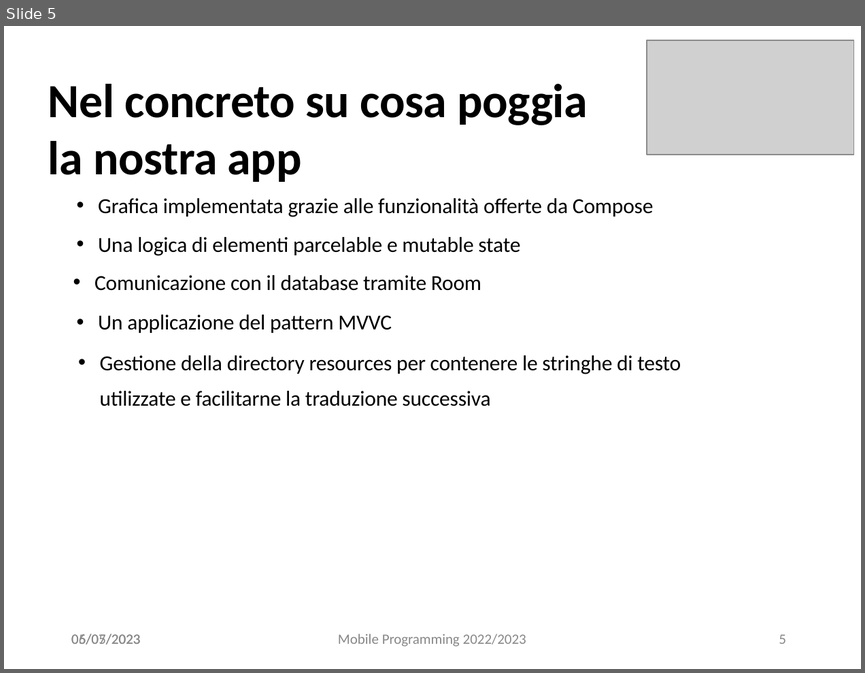
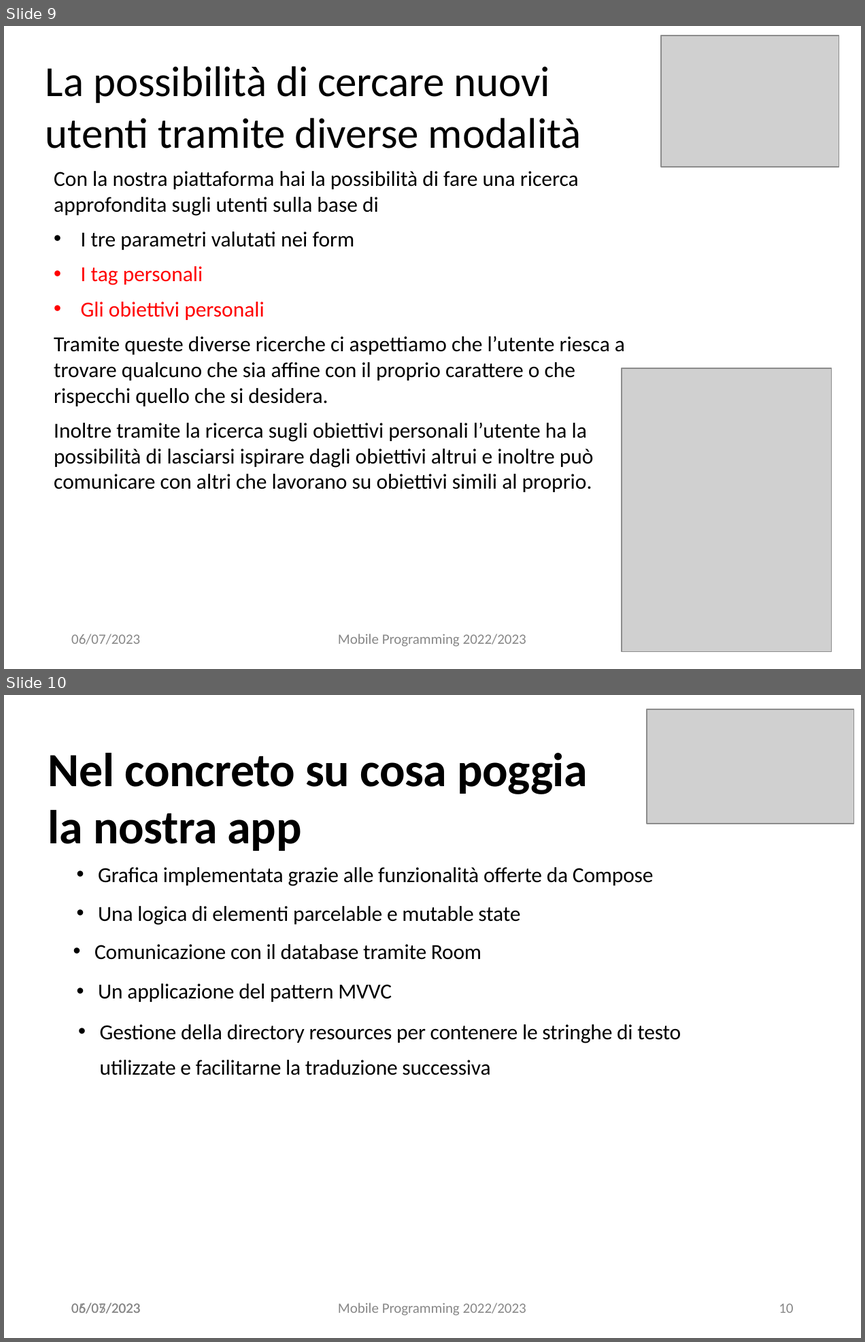
Before and after one commit to projectISPW/LetMeKnowMP, a slide deck: presentazione.pptx. Shown one above the other, each under a label of ours: slide 5 before the commit, slides 9 and 10 after it. The pictures are 865x673 and 865x1342 pixels, drawn with LibreOffice and Linux fonts; fonts in the diff are those of the drawing; grey boxes stand for pictures. Boxes give left, top, right and bottom in pixels: in the first picture for what was removed or moved away, otherwise in the second. Text is boxed around its words. In the diff, an @@ line names an element or a change of style, - is before the commit and + after.

```diff
--- a/presentazione.pptx
+++ b/presentazione.pptx
@@ slide 9 added at [4, 26, 861, 669], background #FFFFFF @@
@@ picture added at [661, 36, 839, 167] @@
@@ title added at [45, 66, 581, 148], 36 pt, text #000000 @@
+La possibilità di cercare nuovi utenti tramite diverse modalità
@@ text added at [54, 171, 625, 492], 18 pt, text #000000 @@
+  Con la nostra piattaforma hai la possibilità di fare una ricerca approfondita sugli utenti sulla base di
+  • I tre parametri valutati nei form
+  • I tag personali
+  • Gli obiettivi personali
+  Tramite queste diverse ricerche ci aspettiamo che l’utente riesca a trovare qualcuno che sia affine con il proprio carattere o che rispecchi quello che si desidera.
+  Inoltre tramite la ricerca sugli obiettivi personali l’utente ha la possibilità di lasciarsi ispirare dagli obiettivi altrui e inoltre può comunicare con altri che lavorano su obiettivi simili al proprio.
@@ picture added at [621, 368, 832, 652] @@
@@ text added at [71, 633, 140, 644], 12 pt, text #888888 @@
+06/07/2023
@@ text added at [338, 633, 526, 646], 12 pt, text #888888 @@
+Mobile Programming 2022/2023
@@ what was slide 5 is now slide 10 @@
@@ page number at [779, 1303, 793, 1312]: text changed @@
-5
+10
```
Also in this commit, not shown: 3 slides changed, 5 other slides added, 1 slide removed.
